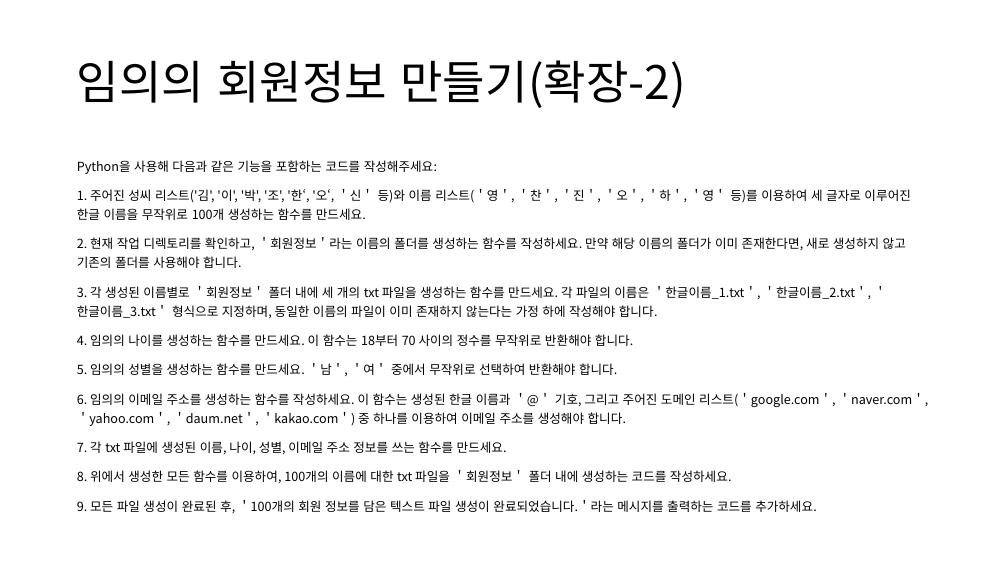
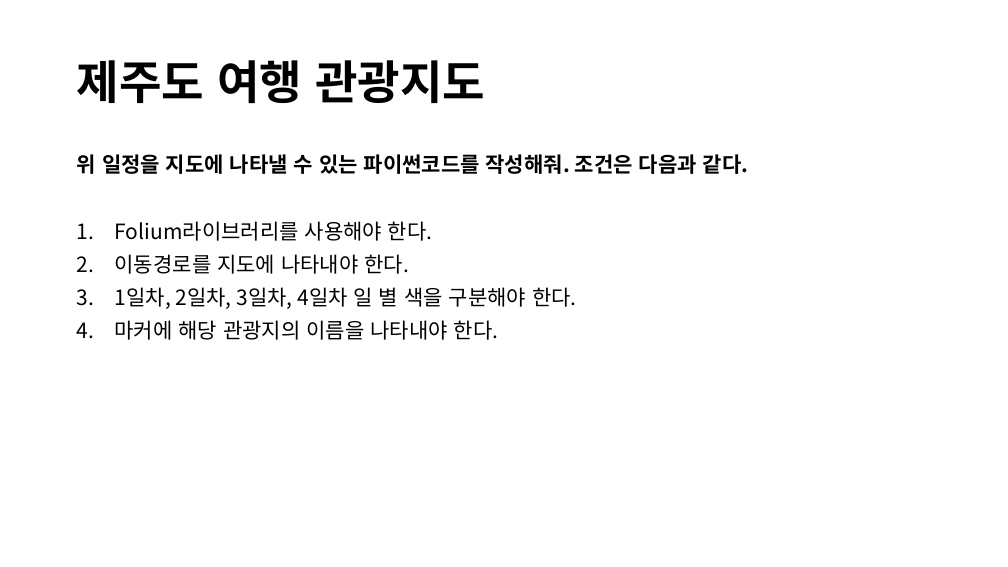
Before and after one commit to lolsaless/Python, a slide deck: slide 6 of 프롬프트 시연.pptx (slide 9 before the commit). Drawn at 1008x567 pixels with LibreOffice and Linux fonts; fonts in the diff are those of the drawing. Boxes give left, top, right and bottom in pixels: in the first picture for what was removed or moved away, otherwise in the second. Text is boxed around its words. In the diff, an @@ line names an element or a change of style, - is before the commit and + after.

```diff
--- a/프롬프트 시연.pptx
+++ b/프롬프트 시연.pptx
@@ title at (77, 60, 485, 103): text changed; bold on @@
-임의의 회원정보 만들기(확장-2)
+제주도 여행 관광지도
@@ text at (77, 154, 749, 340): text changed; size 12 to 20 pt @@
-Python을 사용해 다음과 같은 기능을 포함하는 코드를 작성해주세요:
-1. 주어진 성씨 리스트('김', '이', '박', '조', '한‘, '오‘, ＇신＇ 등)와 이름 리스트(＇영＇, ＇찬＇, ＇진＇, ＇오＇, ＇하＇, ＇영＇ 등)를 이용하여 세 글자로 이루어진 한글 이름을 무작위로 100개 생성하는 함수를 만드세요.
-2. 현재 작업 디렉토리를 확인하고, ＇회원정보＇라는 이름의 폴더를 생성하는 함수를 작성하세요. 만약 해당 이름의 폴더가 이미 존재한다면, 새로 생성하지 않고 기존의 폴더를 사용해야 합니다.
-3. 각 생성된 이름별로 ＇회원정보＇ 폴더 내에 세 개의 txt 파일을 생성하는 함수를 만드세요. 각 파일의 이름은 ＇한글이름_1.txt＇, ＇한글이름_2.txt＇, ＇한글이름_3.txt＇ 형식으로 지정하며, 동일한 이름의 파일이 이미 존재하지 않는다는 가정 하에 작성해야 합니다.
-4. 임의의 나이를 생성하는 함수를 만드세요. 이 함수는 18부터 70 사이의 정수를 무작위로 반환해야 합니다.
-5. 임의의 성별을 생성하는 함수를 만드세요. ＇남＇, ＇여＇ 중에서 무작위로 선택하여 반환해야 합니다.
-6. 임의의 이메일 주소를 생성하는 함수를 작성하세요. 이 함수는 생성된 한글 이름과 ＇@＇ 기호, 그리고 주어진 도메인 리스트(＇google.com＇, ＇naver.com＇, ＇yahoo.com＇, ＇daum.net＇, ＇kakao.com＇) 중 하나를 이용하여 이메일 주소를 생성해야 합니다.
-7. 각 txt 파일에 생성된 이름, 나이, 성별, 이메일 주소 정보를 쓰는 함수를 만드세요.
-8. 위에서 생성한 모든 함수를 이용하여, 100개의 이름에 대한 txt 파일을 ＇회원정보＇ 폴더 내에 생성하는 코드를 작성하세요.
-9. 모든 파일 생성이 완료된 후, ＇100개의 회원 정보를 담은 텍스트 파일 생성이 완료되었습니다.＇라는 메시지를 출력하는 코드를 추가하세요.
+위 일정을 지도에 나타낼 수 있는 파이썬코드를 작성해줘. 조건은 다음과 같다.
+1. Folium라이브러리를 사용해야 한다.
+2. 이동경로를 지도에 나타내야 한다.
+3. 1일차, 2일차, 3일차, 4일차 일 별 색을 구분해야 한다.
+4. 마커에 해당 관광지의 이름을 나타내야 한다.
```
Also in this commit, not shown: 12 other slides changed, 1 slide added, 2 slides removed.
